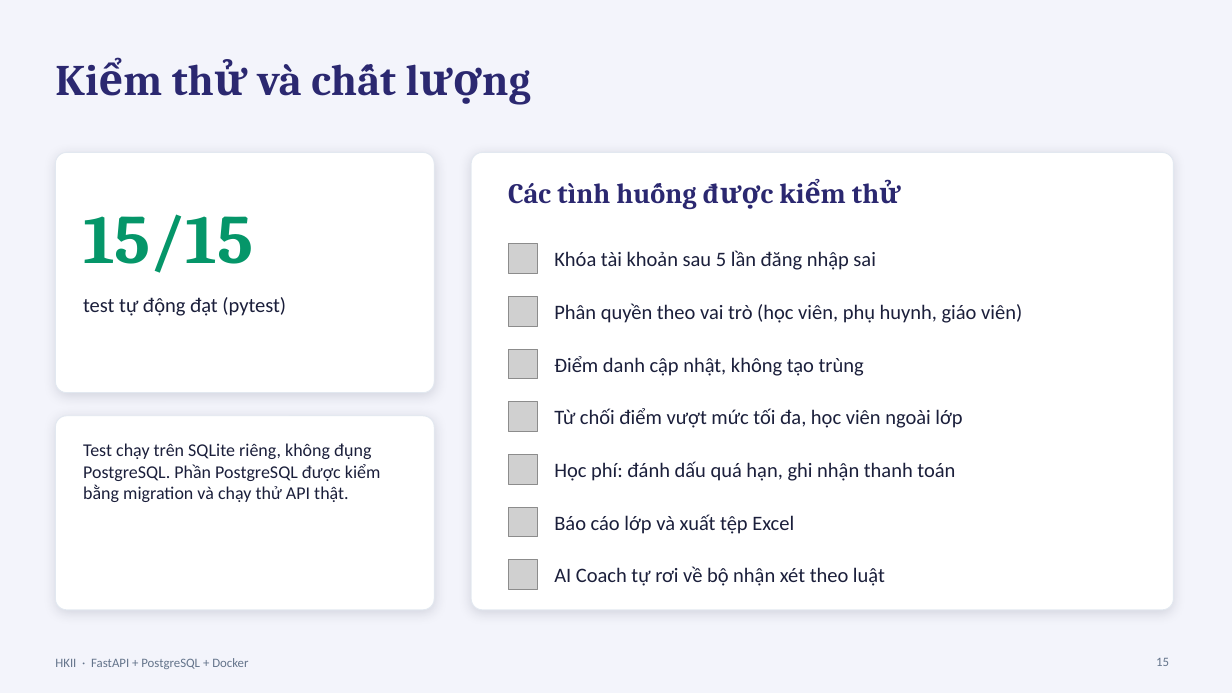
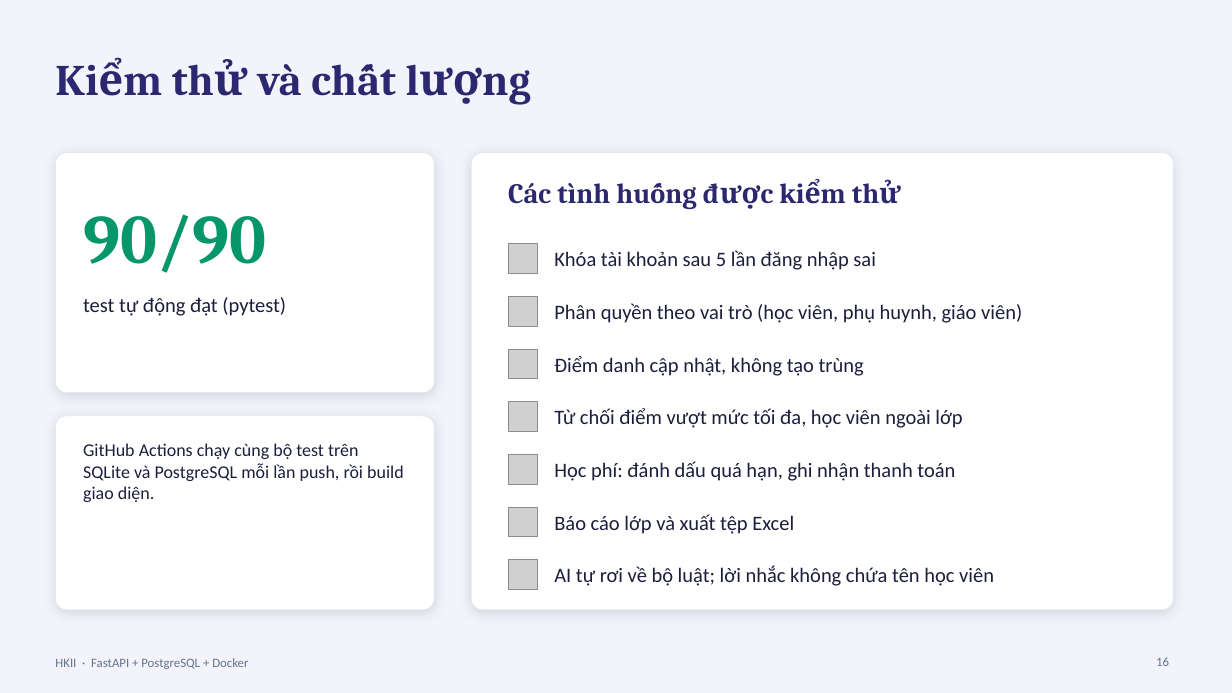
Before and after one commit to thaiphatcaifa/HKII-FastAPI, a slide deck: slide 16 of docs/HKII-ThuyetTrinh.pptx (slide 15 before the commit). Drawn at 1232x693 pixels with LibreOffice and Linux fonts; fonts in the diff are those of the drawing; grey boxes stand for pictures. Boxes give left, top, right and bottom in pixels: in the first picture for what was removed or moved away, otherwise in the second. Text is boxed around its words. In the diff, an @@ line names an element or a change of style, - is before the commit and + after.

```diff
--- a/docs/HKII-ThuyetTrinh.pptx
+++ b/docs/HKII-ThuyetTrinh.pptx
@@ text at bbox=[83, 214, 266, 273]: text changed @@
-15/15
+90/90
@@ text at bbox=[83, 443, 404, 502]: text changed @@
-Test chạy trên SQLite riêng, không đụng PostgreSQL. Phần PostgreSQL được kiểm bằng migration và chạy thử API thật.
+GitHub Actions chạy cùng bộ test trên SQLite và PostgreSQL mỗi lần push, rồi build giao diện.
@@ text at bbox=[554, 565, 994, 586]: text changed @@
-AI Coach tự rơi về bộ nhận xét theo luật
+AI tự rơi về bộ luật; lời nhắc không chứa tên học viên
@@ page number at bbox=[1156, 657, 1169, 666]: text changed @@
-15
+16
```
Also in this commit, not shown: 11 other slides changed, 1 slide added, 52 other files.
